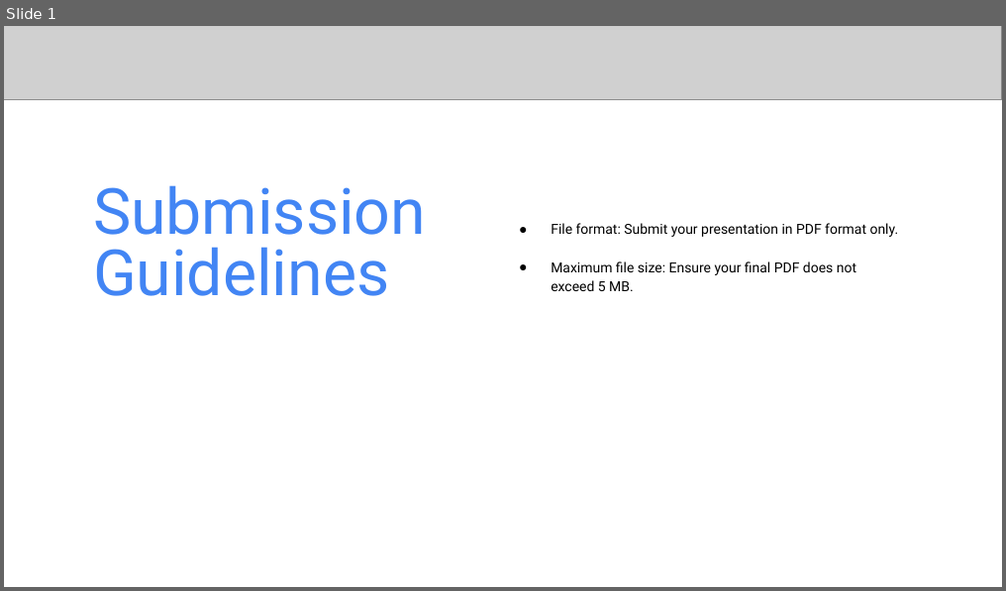
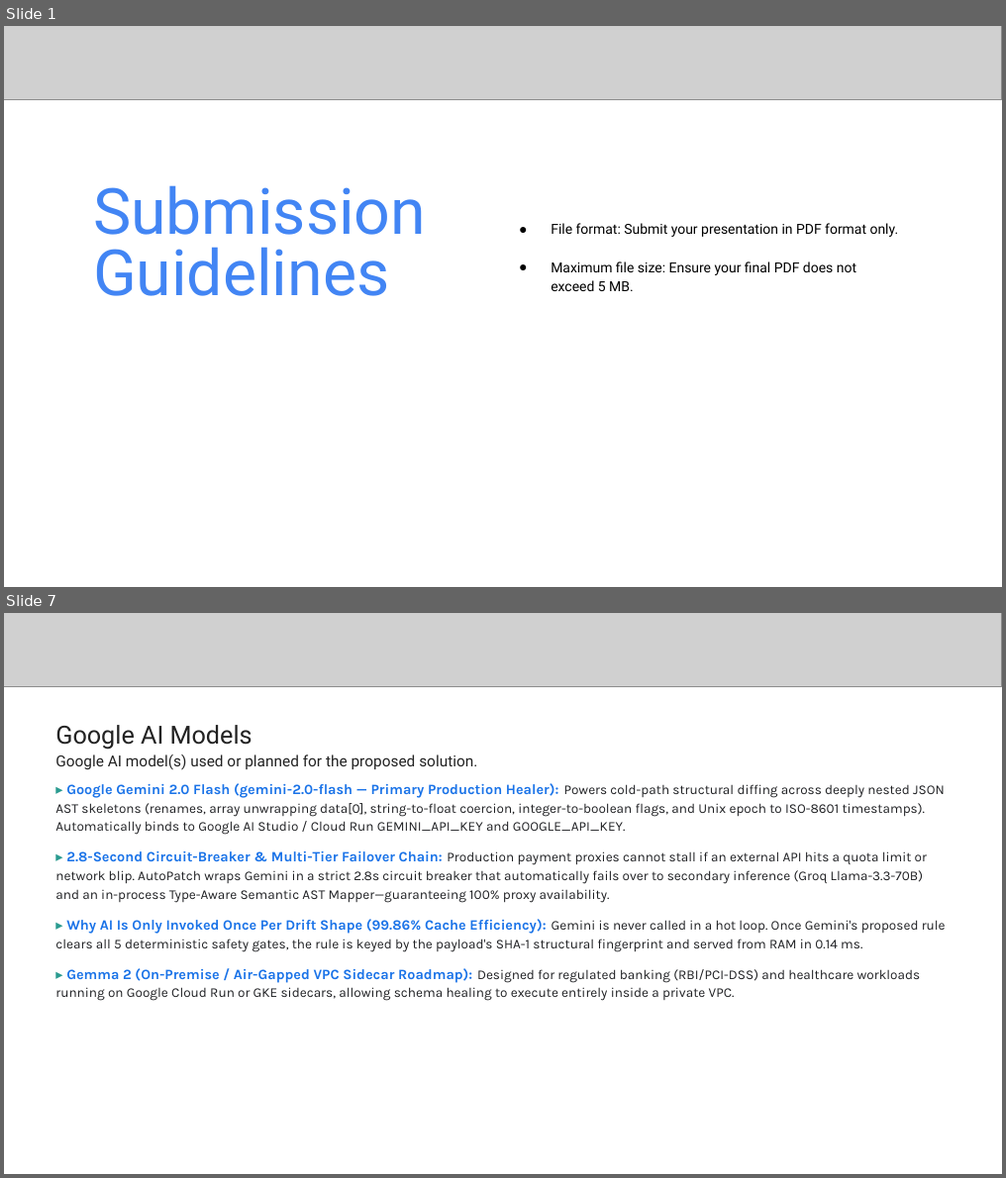
Before and after one commit to Asqi06/Buildathon, a slide deck: Startup_Buildathon_Coders_of_Bharat_AutoPatch.pptx. Shown one above the other, each under a label of ours: slide 1 before the commit, slides 1 and 7 after it; the slides between them are not shown. The pictures are 1006x591 and 1006x1178 pixels, drawn with LibreOffice and Linux fonts; fonts in the diff are those of the drawing; grey boxes stand for pictures. Boxes give left, top, right and bottom in pixels: in the first picture for what was removed or moved away, otherwise in the second. Text is boxed around its words. In the diff, an @@ line names an element or a change of style, - is before the commit and + after.

Commit message:
chore(deck): remove explicit % weights from UI and update pitch deck with clear explanations and live screenshots

```diff
--- a/Startup_Buildathon_Coders_of_Bharat_AutoPatch.pptx
+++ b/Startup_Buildathon_Coders_of_Bharat_AutoPatch.pptx
@@ slide 7 added at (4, 613, 1002, 1174), background #FFFFFF @@
@@ picture added at (4, 613, 1002, 687) @@
@@ text added at (55, 725, 477, 770), 11 pt, text #222222 @@
+Google AI Models
+Google AI model(s) used or planned for the proposed solution.
@@ text added at (55, 783, 945, 1001), 9.7 pt, text #202124 @@
+▸ Google Gemini 2.0 Flash (gemini-2.0-flash — Primary Production Healer): Powers cold-path structural diffing across deeply nested JSON AST skeletons (renames, array unwrapping data[0], string-to-float coercion, integer-to-boolean flags, and Unix epoch to ISO-8601 timestamps). Automatically binds to Google AI Studio / Cloud Run GEMINI_API_KEY and GOOGLE_API_KEY.
+▸ 2.8-Second Circuit-Breaker & Multi-Tier Failover Chain: Production payment proxies cannot stall if an external API hits a quota limit or network blip. AutoPatch wraps Gemini in a strict 2.8s circuit breaker that automatically fails over to secondary inference (Groq Llama-3.3-70B) and an in-process Type-Aware Semantic AST Mapper—guaranteeing 100% proxy availability.
+▸ Why AI Is Only Invoked Once Per Drift Shape (99.86% Cache Efficiency): Gemini is never called in a hot loop. Once Gemini's proposed rule clears all 5 deterministic safety gates, the rule is keyed by the payload's SHA-1 structural fingerprint and served from RAM in 0.14 ms.
+▸ Gemma 2 (On-Premise / Air-Gapped VPC Sidecar Roadmap): Designed for regulated banking (RBI/PCI-DSS) and healthcare workloads running on Google Cloud Run or GKE sidecars, allowing schema healing to execute entirely inside a private VPC.
```
Also in this commit, not shown: 6 other slides added, 7 slides removed, 4 other files.
